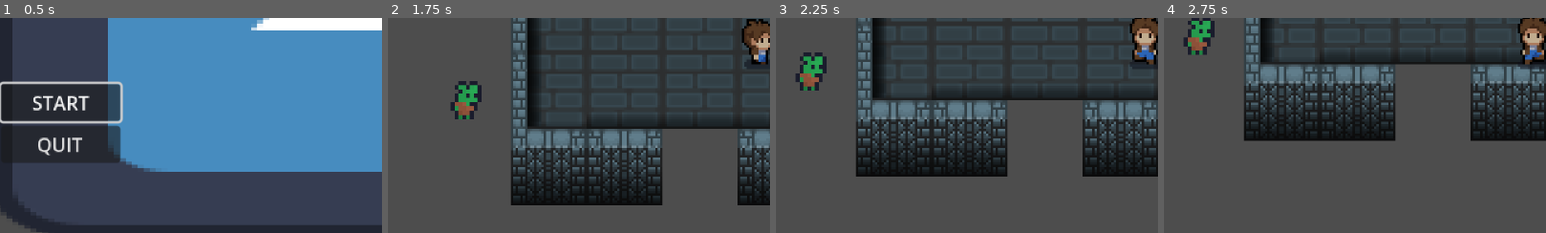
Above: before the commit, frames 1-4 (left to right).
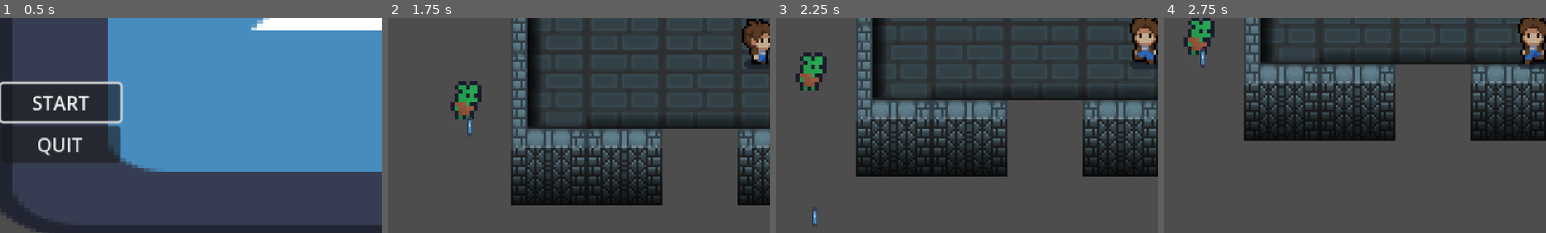
Above: after the commit, the same moments.

Repository: Travisbui/Capstone-Project
Game: Godot game, scene res://scenes/menu.tscn
The game is run twice, just before and just after one commit, with the same random seed, the same clock (stepped at 60 frames per second) and the same inputs. The engine's default icon, where the game draws it, is replaced by a stand-in: a white triangle on a blue panel in a dark square.
Inputs:
- Up to frame 1 (0.5 s): no input
- Up to frame 2 (1.75 s): click "START" at 0.5 s; hold Right (ui_right) from 1.28 s (still down)
- Up to frame 3 (2.25 s): release Right (ui_right) at 2.03 s; hold Down (ui_down) from 2.03 s (still down)
- Up to frame 4 (2.75 s): keep holding Down (ui_down)
The pictures show only the part of the screen within x 2-52%, y 49-99%; the shares and areas given below are measured in that part.

Frame 1 is identical in both runs. In frame 2, less than 0.1% of the frame differs, in the area x 20-22%, y 45-55%; in frame 3, less than 0.1%; in frame 4, 0.1%, in the area x 9-11%, y 13-24%.

Commit message:
arrow shooting

Diff:
--- a/scenes/arrow.tscn
+++ b/scenes/arrow.tscn
@@ -8,6 +8,7 @@
 
 [node name="arrow" type="Area2D"]
 script = ExtResource("1_brxoy")
+speed = 100.0
 
 [node name="Sprite2D" type="Sprite2D" parent="."]
 position = Vector2(0, -4)
--- a/scenes/projectile_trap.tscn
+++ b/scenes/projectile_trap.tscn
@@ -2,6 +2,9 @@
 
 [ext_resource type="Texture2D" uid="uid://ceoinhien83xu" path="res://placeholders (DELETE LATER)/DungeonTileset/goblinattck1.png" id="1_pt6qm"]
 [ext_resource type="Script" path="res://scripts/projectile_trap.gd" id="1_yu3gl"]
+
+[sub_resource type="Animation" id="Animation_m0yvh"]
+length = 0.001
 
 [sub_resource type="Animation" id="Animation_b2byo"]
 resource_name = "arrow_trigger"
@@ -19,9 +22,6 @@
 "values": [0]
 }
 
-[sub_resource type="Animation" id="Animation_m0yvh"]
-length = 0.001
-
 [sub_resource type="AnimationLibrary" id="AnimationLibrary_lmvvm"]
 _data = {
 "RESET": SubResource("Animation_m0yvh"),
@@ -30,13 +30,12 @@
 
 [node name="projectile trap" type="Node2D"]
 script = ExtResource("1_yu3gl")
+arrow_interval = 1.0
 
 [node name="Sprite2D" type="Sprite2D" parent="."]
 position = Vector2(-1.19209e-07, 2.38419e-07)
 scale = Vector2(1.6, 1.77778)
 texture = ExtResource("1_pt6qm")
-
-[node name="Marker2D" type="Marker2D" parent="."]
 
 [node name="AnimationPlayer" type="AnimationPlayer" parent="."]
 libraries = {
--- a/scripts/arrow.gd
+++ b/scripts/arrow.gd
@@ -1,13 +1,14 @@
 extends Area2D
 
-@export var speed = 600
+@export var speed = 1.0
 
 var dir : float
 var spawnPos : Vector2
 var spawnRot : float
 
 func _physics_process(delta):
-	global_position.y += -speed * delta
+	rotation_degrees = rotation
+	global_position.y += speed * delta
 
 func _on_visible_on_screen_notifier_2d_screen_exited():
 	queue_free()
--- a/scripts/projectile_trap.gd
+++ b/scripts/projectile_trap.gd
@@ -20,3 +20,4 @@
 	arrow.dir = rotation
 	arrow.spawnPos = global_position
 	arrow.spawnRot = rotation
+	add_child(arrow)
